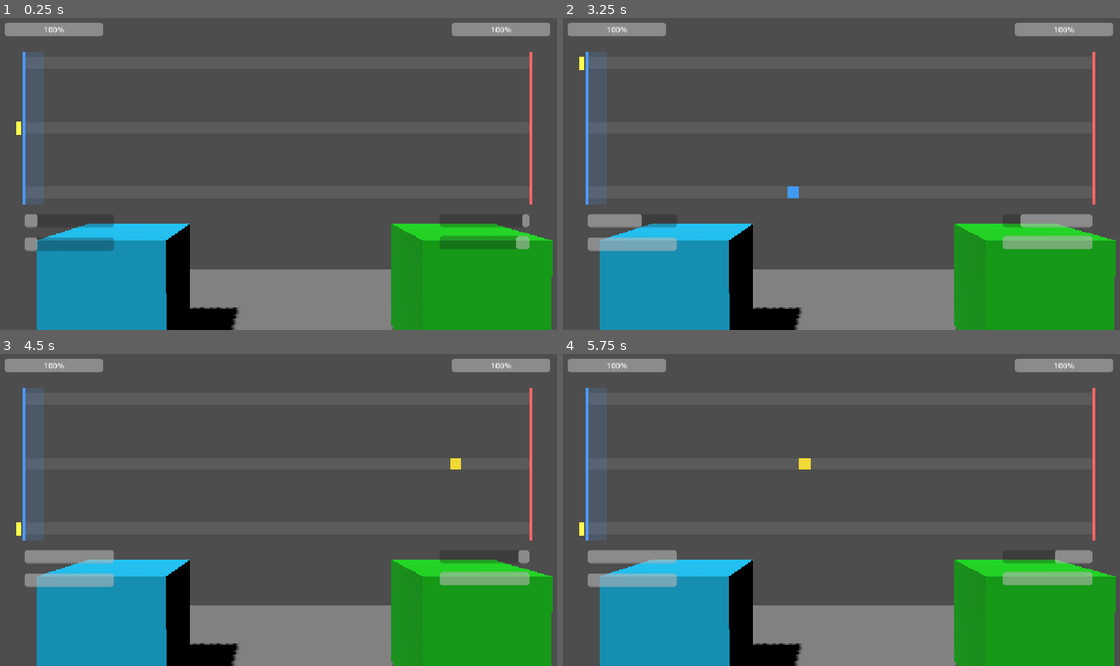
Above: before the commit, frames 1-4 (two rows, left to right).
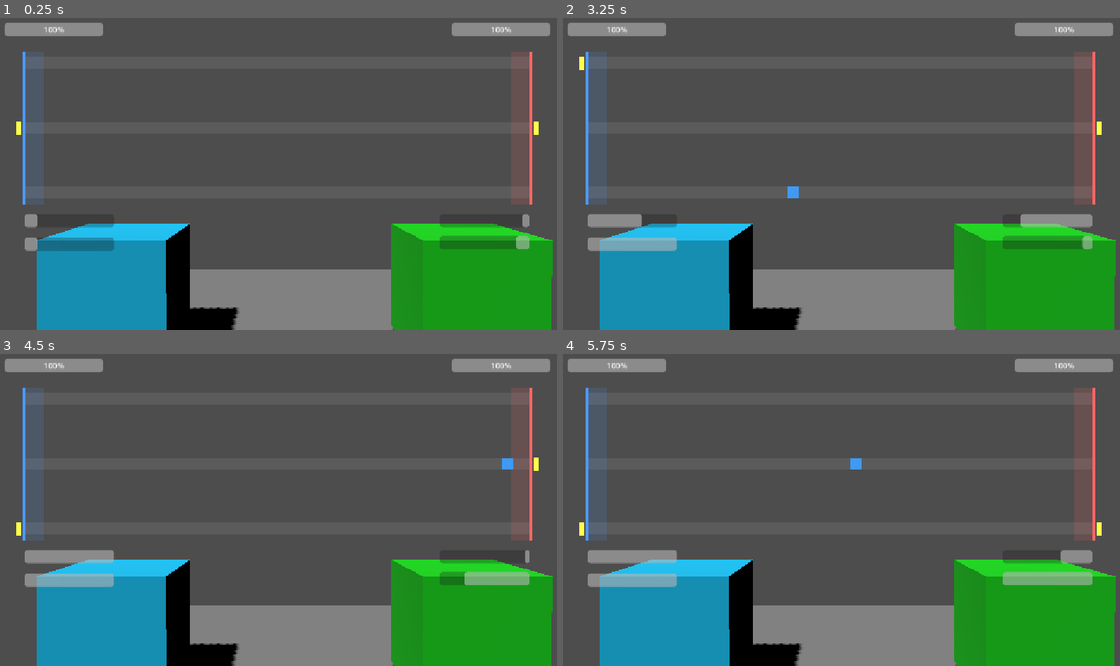
Above: after the commit, the same moments.

Repository: Raphael-Gregori/JamJam
Game: Godot game, scene res://main_scene.tscn
The game is run twice, just before and just after one commit, with the same random seed, the same clock (stepped at 60 frames per second) and the same inputs.
Inputs:
- Up to frame 1 (0.25 s): no input
- Up to frame 2 (3.25 s): hold W (lane_select_up) 0.53-1.28 s; hold D (combat_action_fast) 0.53-1.28 s; tap Space (combat_dodge) at 0.8, 1.35 s; hold S (lane_select_down) 1.28-2.03 s; tap A (combat_parry) at 1.55 s; hold A (combat_parry) 2.03-2.78 s; hold W (lane_select_up) from 2.03 s (still down); tap Left (P2_combat_action_fast, bound only after the commit) at 2.3, 2.85 s; tap Keypad 0 (P2_combat_dodge, bound only after the commit) at 3.05 s
- Up to frame 3 (4.5 s): release W (lane_select_up) at 3.53 s; hold Keypad 0 (P2_combat_dodge, bound only after the commit) 3.53-4.28 s; hold S (lane_select_down) from 3.53 s (still down); tap Right (P2_combat_parry, bound only after the commit) at 3.8, 4.35 s
- Up to frame 4 (5.75 s): keep holding S (lane_select_down); tap Down (P2_lane_select_down, bound only after the commit) at 4.55 s; hold Down (P2_lane_select_down, bound only after the commit) from 5.03 s (still down); tap Keypad 8 (P2_lane_select_up, bound only after the commit) at 5.3 s

The runs differ from the first frame. In frame 1, 1.3% of the frame differs, in the area x 91-97%, y 10-60%; in frame 2, 1.9%, in the area x 78-97%, y 10-75%; in frame 3, 1.7%; in frame 4, 1.5%.

Commit message:
add the dodge zone for the p2 and the input for the P2

Diff:
--- a/jamjam_godot_project/nouveau-projet-de-jeu/Script/turn.gd
+++ b/jamjam_godot_project/nouveau-projet-de-jeu/Script/turn.gd
@@ -44,7 +44,9 @@
 # whatever's set on the node in the editor.
 @onready var lane_rects: Array[ColorRect] = [$Lane0, $Lane1, $Lane2]
 @onready var lane_selector: ColorRect = $LaneSelector
+@onready var enemy_lane_selector: ColorRect = $EnemyLaneSelector
 @onready var dodge_zone: ColorRect = $DodgeZone
+@onready var enemy_dodge_zone: ColorRect = $EnemyDodgeZone
 @onready var player_hitbox: ColorRect = $PlayerHitbox
 @onready var enemy_hitbox: ColorRect = $EnemyHitbox
 @onready var actions_layer: Control = $ActionsLayer
@@ -63,6 +65,8 @@
 var right_edge_x := 0.0
 
 var selected_lane := 1
+var enemy_selected_lane := 1
+var enemy_human_controlled := true
 var combat_active := true
 
 # Actions currently scrolling: {lane, side, type, x, node}. "node" is the
@@ -95,6 +99,7 @@
 	player_dodge_bar.value = player_unit._CURRENT_DODGE
 	enemy_dodge_bar.value = enemy_unit._CURRENT_DODGE
 	result_label.visible = false
+	enemy_lane_selector.visible = enemy_human_controlled
 
 # Lay out the 3 lanes and the two edge thresholds from the current viewport size,
 # then push those positions/sizes onto the actual lane/hitbox nodes.
@@ -122,12 +127,16 @@
 	# P1 node's Inspector) rather than a fixed value here.
 	dodge_zone.position = Vector2(left_edge_x, edge_top)
 	dodge_zone.size = Vector2(player_unit._DODGE_RANGE, edge_bottom - edge_top)
+	# Mirrors dodge_zone for the enemy side, from enemy_unit._DODGE_RANGE.
+	enemy_dodge_zone.position = Vector2(right_edge_x - enemy_unit._DODGE_RANGE, edge_top)
+	enemy_dodge_zone.size = Vector2(enemy_unit._DODGE_RANGE, edge_bottom - edge_top)
 	player_hitbox.position = Vector2(left_edge_x - 4.0, edge_top)
 	player_hitbox.size = Vector2(6.0, edge_bottom - edge_top)
 	enemy_hitbox.position = Vector2(right_edge_x - 2.0, edge_top)
 	enemy_hitbox.size = Vector2(6.0, edge_bottom - edge_top)
 
 	_update_lane_selector_position()
+	_update_enemy_lane_selector_position()
 	_update_lane_highlight()
 
 
@@ -136,9 +145,15 @@
 # and both gated by the same ATK charge (see p_1.gd/p_2.gd), a parry costing
 # a strike's worth of charge just like an attack does. combat_dodge instead
 # acts across every lane at once, gated by its own separate dodge charge -
-# see _resolve_dodge.
+# see _resolve_dodge. toggle_p2_control flips P2 between this same kind of
+# manual control (via the mirrored P2_* actions) and the AI auto-spawner in
+# _update_enemy_spawner.
 func _unhandled_input(event: InputEvent) -> void:
 	if not combat_active:
+		return
+	if event.is_action_pressed("toggle_p2_control"):
+		enemy_human_controlled = not enemy_human_controlled
+		enemy_lane_selector.visible = enemy_human_controlled
 		return
 	if event.is_action_pressed("combat_action_fast"):
 		if player_unit._is_atk_ready():
@@ -152,6 +167,20 @@
 		if player_unit._is_dodge_ready():
 			player_unit._consume_dodge()
 			_resolve_dodge()
+	elif not enemy_human_controlled:
+		return
+	elif event.is_action_pressed("P2_combat_action_fast"):
+		if enemy_unit._is_atk_ready():
+			enemy_unit._consume_atk()
+			_spawn_action(enemy_selected_lane, "enemy", "fast")
+	elif event.is_action_pressed("P2_combat_parry"):
+		if enemy_unit._is_atk_ready():
+			enemy_unit._consume_atk()
+			_spawn_action(enemy_selected_lane, "enemy", "defense")
+	elif event.is_action_pressed("P2_combat_dodge"):
+		if enemy_unit._is_dodge_ready():
+			enemy_unit._consume_dodge()
+			_resolve_enemy_dodge()
 
 
 # Hold-based lane select: Z (lane_select_up) pins the selector to the top
@@ -173,6 +202,26 @@
 func _update_lane_selector_position() -> void:
 	var y: float = lane_ys[selected_lane]
 	lane_selector.position = Vector2(left_edge_x - 16.0, y - lane_selector.size.y * 0.5)
+
+
+# Mirrors _update_selected_lane/_update_lane_selector_position for a human-
+# controlled P2 - see enemy_human_controlled/toggle_p2_control.
+func _update_enemy_selected_lane() -> void:
+	if not enemy_human_controlled:
+		return
+	var new_lane := 1
+	if Input.is_action_pressed("P2_lane_select_up"):
+		new_lane = 0
+	elif Input.is_action_pressed("P2_lane_select_down"):
+		new_lane = lane_count - 1
+	if new_lane != enemy_selected_lane:
+		enemy_selected_lane = new_lane
+		_update_enemy_lane_selector_position()
+
+
+func _update_enemy_lane_selector_position() -> void:
+	var y: float = lane_ys[enemy_selected_lane]
+	enemy_lane_selector.position = Vector2(right_edge_x + 6.0, y - enemy_lane_selector.size.y * 0.5)
 
 
 # Brightens the selected lane's row via modulate, leaving its authored base
@@ -222,6 +271,7 @@
 func _process(delta: float) -> void:
 	if combat_active:
 		_update_selected_lane()
+		_update_enemy_selected_lane()
 		_update_enemy_spawner(delta)
 		_update_actions(delta)
 		player_flash_t = max(player_flash_t - delta, 0.0)
@@ -236,10 +286,12 @@
 
 
 # Regen-driven enemy AI: the instant the enemy's own ATK charge is full it
-# acts automatically, from a random lane (there is no enemy lane-select
-# mechanic) and randomly choosing between a Fast Strike and a Defense, just
-# like the player can - consuming its charge either way.
+# acts automatically, from a random lane and randomly choosing between a
+# Fast Strike and a Defense, just like the player can - consuming its charge
+# either way. Disabled while a human is playing P2 - see enemy_human_controlled.
 func _update_enemy_spawner(_delta: float) -> void:
+	if enemy_human_controlled:
+		return
 	if not enemy_unit._is_atk_ready():
 		return
 	enemy_unit._consume_atk()
@@ -326,6 +378,18 @@
 		i -= 1
 
 
+# Mirrors _resolve_dodge for a human-controlled P2: nullifies every player
+# action within enemy_unit._DODGE_RANGE of the enemy's own edge (right_edge_x).
+func _resolve_enemy_dodge() -> void:
+	var i := actions.size() - 1
+	while i >= 0:
+		var dict_actions: Dictionary = actions[i]
+		if dict_actions["side"] == "player" and right_edge_x - dict_actions["x"] <= enemy_unit._DODGE_RANGE:
+			dict_actions["node"].queue_free()
+			actions.remove_at(i)
+		i -= 1
+
+
 # Applies damage via the unit's own _take_damage() and triggers the hitbox
 # flash. Player actions damage the enemy (reached the right/enemy edge) and
 # vice versa. HP bars read back from the unit after damage so they never
--- a/jamjam_godot_project/nouveau-projet-de-jeu/main_scene.tscn
+++ b/jamjam_godot_project/nouveau-projet-de-jeu/main_scene.tscn
@@ -131,11 +131,29 @@
 mouse_filter = 2
 color = Color(1, 0.4, 0.4, 1)
 
+[node name="EnemyDodgeZone" type="ColorRect" parent="CombatHUD/Root" unique_id=825263055]
+layout_mode = 0
+offset_left = 1052.0
+offset_top = 78.384
+offset_right = 1092.0
+offset_bottom = 390.768
+mouse_filter = 2
+color = Color(1, 0.4, 0.4, 0.15)
+
 [node name="LaneSelector" type="ColorRect" parent="CombatHUD/Root" unique_id=2001000011]
 layout_mode = 0
 offset_left = 44.0
 offset_top = 220.576
 offset_right = 54.0
+offset_bottom = 248.576
+mouse_filter = 2
+color = Color(1, 1, 0.3, 1)
+
+[node name="EnemyLaneSelector" type="ColorRect" parent="CombatHUD/Root"]
+layout_mode = 0
+offset_left = 1098.0
+offset_top = 220.576
+offset_right = 1108.0
 offset_bottom = 248.576
 mouse_filter = 2
 color = Color(1, 1, 0.3, 1)
--- a/jamjam_godot_project/nouveau-projet-de-jeu/project.godot
+++ b/jamjam_godot_project/nouveau-projet-de-jeu/project.godot
@@ -53,6 +53,40 @@
 , Object(InputEventMouseButton,"resource_local_to_scene":false,"resource_name":"","device":-1,"window_id":0,"alt_presse …(274 unchanged characters)…
 ]
 }
+P2_combat_action_fast={
+"deadzone": 0.5,
+"events": [Object(InputEventKey,"resource_local_to_scene":false,"resource_name":"","device":-1,"window_id":0,"alt_pressed":false,"shift_pressed":false,"ctrl_pressed":false,"meta_pressed":false,"pressed":false,"keycode":0,"physical_keycode":4194319,"key_label":0,"unicode":0,"location":0,"echo":false,"script":null)
+, Object(InputEventKey,"resource_local_to_scene":false,"resource_name":"","device":-1,"window_id":0,"alt_pressed":false,"shift_pressed":false,"ctrl_pressed":false,"meta_pressed":false,"pressed":false,"keycode":0,"physical_keycode":4194442,"key_label":0,"unicode":52,"location":0,"echo":false,"script":null)
+]
+}
+P2_combat_dodge={
+"deadzone": 0.5,
+"events": [Object(InputEventKey,"resource_local_to_scene":false,"resource_name":"","device":-1,"window_id":0,"alt_pressed":false,"shift_pressed":false,"ctrl_pressed":false,"meta_pressed":false,"pressed":false,"keycode":0,"physical_keycode":4194438,"key_label":0,"unicode":48,"location":0,"echo":false,"script":null)
+]
+}
+P2_combat_parry={
+"deadzone": 0.5,
+"events": [Object(InputEventKey,"resource_local_to_scene":false,"resource_name":"","device":-1,"window_id":0,"alt_pressed":false,"shift_pressed":false,"ctrl_pressed":false,"meta_pressed":false,"pressed":false,"keycode":0,"physical_keycode":4194321,"key_label":0,"unicode":0,"location":0,"echo":false,"script":null)
+, Object(InputEventKey,"resource_local_to_scene":false,"resource_name":"","device":-1,"window_id":0,"alt_pressed":false,"shift_pressed":false,"ctrl_pressed":false,"meta_pressed":false,"pressed":false,"keycode":0,"physical_keycode":4194444,"key_label":0,"unicode":54,"location":0,"echo":false,"script":null)
+]
+}
+P2_lane_select_up={
+"deadzone": 0.5,
+"events": [Object(InputEventKey,"resource_local_to_scene":false,"resource_name":"","device":-1,"window_id":0,"alt_pressed":false,"shift_pressed":false,"ctrl_pressed":false,"meta_pressed":false,"pressed":false,"keycode":0,"physical_keycode":4194446,"key_label":0,"unicode":56,"location":0,"echo":false,"script":null)
+, Object(InputEventKey,"resource_local_to_scene":false,"resource_name":"","device":-1,"window_id":0,"alt_pressed":false,"shift_pressed":false,"ctrl_pressed":false,"meta_pressed":false,"pressed":false,"keycode":0,"physical_keycode":4194320,"key_label":0,"unicode":0,"location":0,"echo":false,"script":null)
+]
+}
+P2_lane_select_down={
+"deadzone": 0.5,
+"events": [Object(InputEventKey,"resource_local_to_scene":false,"resource_name":"","device":-1,"window_id":0,"alt_pressed":false,"shift_pressed":false,"ctrl_pressed":false,"meta_pressed":false,"pressed":false,"keycode":0,"physical_keycode":4194322,"key_label":0,"unicode":0,"location":0,"echo":false,"script":null)
+, Object(InputEventKey,"resource_local_to_scene":false,"resource_name":"","device":-1,"window_id":0,"alt_pressed":false,"shift_pressed":false,"ctrl_pressed":false,"meta_pressed":false,"pressed":false,"keycode":0,"physical_keycode":4194443,"key_label":0,"unicode":53,"location":0,"echo":false,"script":null)
+]
+}
+toggle_p2_control={
+"deadzone": 0.5,
+"events": [Object(InputEventKey,"resource_local_to_scene":false,"resource_name":"","device":-1,"window_id":0,"alt_pressed":false,"shift_pressed":false,"ctrl_pressed":false,"meta_pressed":false,"pressed":false,"keycode":0,"physical_keycode":4194306,"key_label":0,"unicode":0,"location":0,"echo":false,"script":null)
+]
+}
 
 [physics]
 
